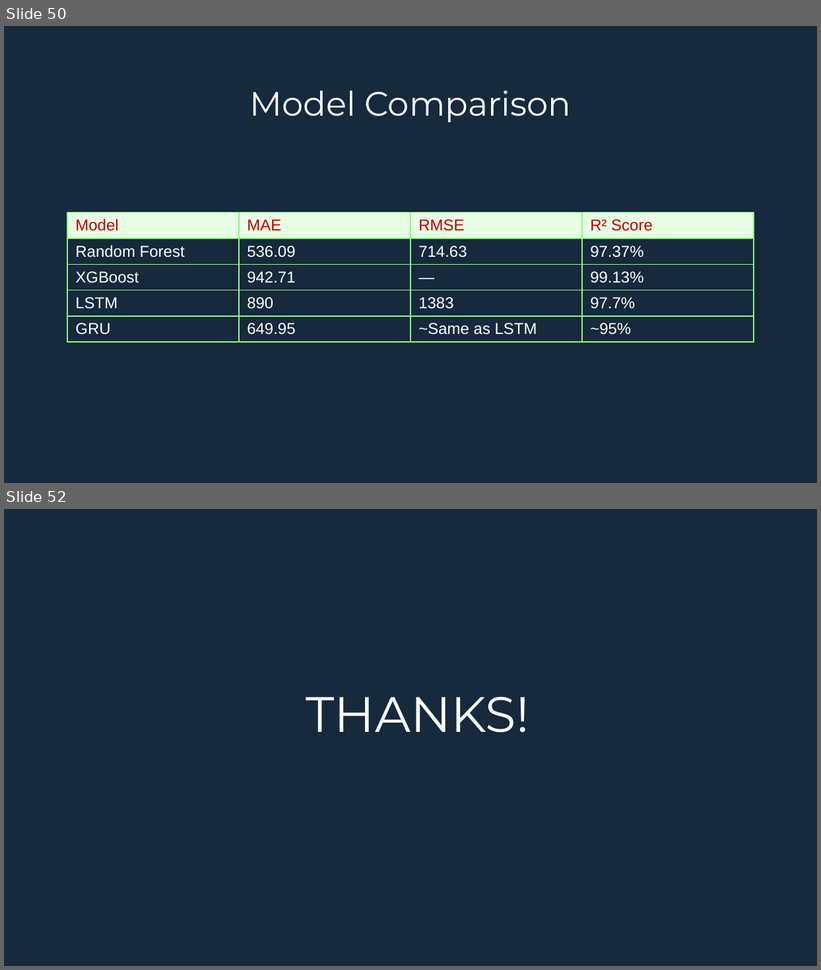
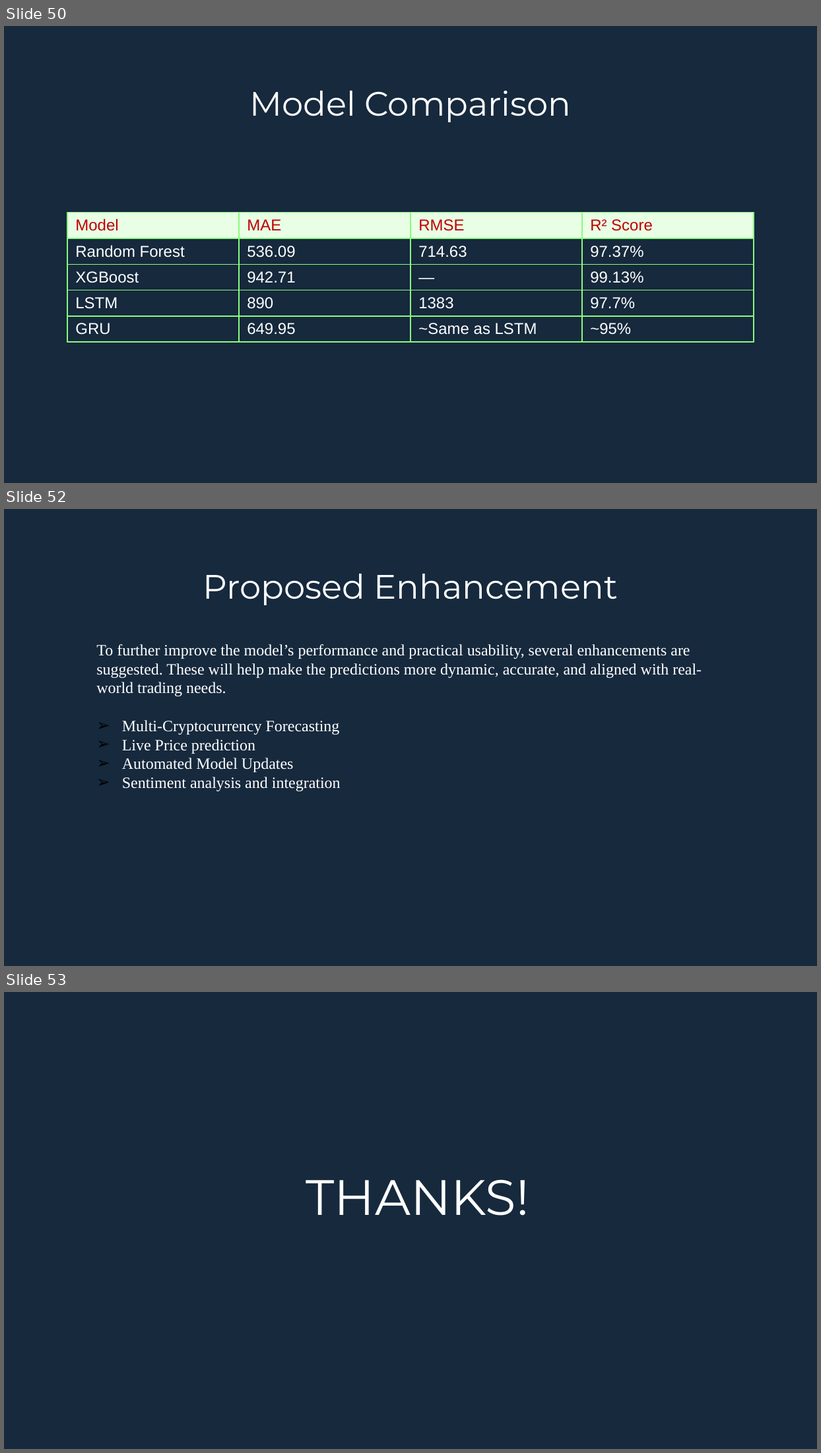
Before and after one commit to arnoldhere/Financial_Crypto_Market_Anlysis, a slide deck: BTC_EDA_PREDICTION/BTC_EDA_PRED_Analysis.pptx. Shown one above the other, each under a label of ours: slides 50 and 52 before the commit, slides 50, 52 and 53 after it; the slides between them are not shown. The pictures are 821x970 and 821x1453 pixels, drawn with LibreOffice and Linux fonts; fonts in the diff are those of the drawing; background and template pictures are left out. Boxes give left, top, right and bottom in pixels: in the first picture for what was removed or moved away, otherwise in the second. Text is boxed around its words. In the diff, an @@ line names an element or a change of style, - is before the commit and + after.

```diff
--- a/BTC_EDA_PREDICTION/BTC_EDA_PRED_Analysis.pptx
+++ b/BTC_EDA_PREDICTION/BTC_EDA_PRED_Analysis.pptx
@@ slide 52 added at (4, 509, 817, 966), background picture (left out) @@
@@ title added at (203, 574, 618, 605), 30 pt, text #FFFFFF @@
+Proposed Enhancement
@@ text added at (96, 644, 702, 791), 14 pt, text #FFFFFF @@
+To further improve the model’s performance and practical usability, several enhancements are suggested. These will help make the predictions more dynamic, accurate, and aligned with real-world trading needs.
+➢ Multi-Cryptocurrency Forecasting
+➢ Live Price prediction
+➢ Automated Model Updates
+➢ Sentiment analysis and integration
@@ what was slide 52 is now slide 53 @@
```
Also in this commit, not shown: 1 slide changed, 1 other slide added, 1 slide removed.
